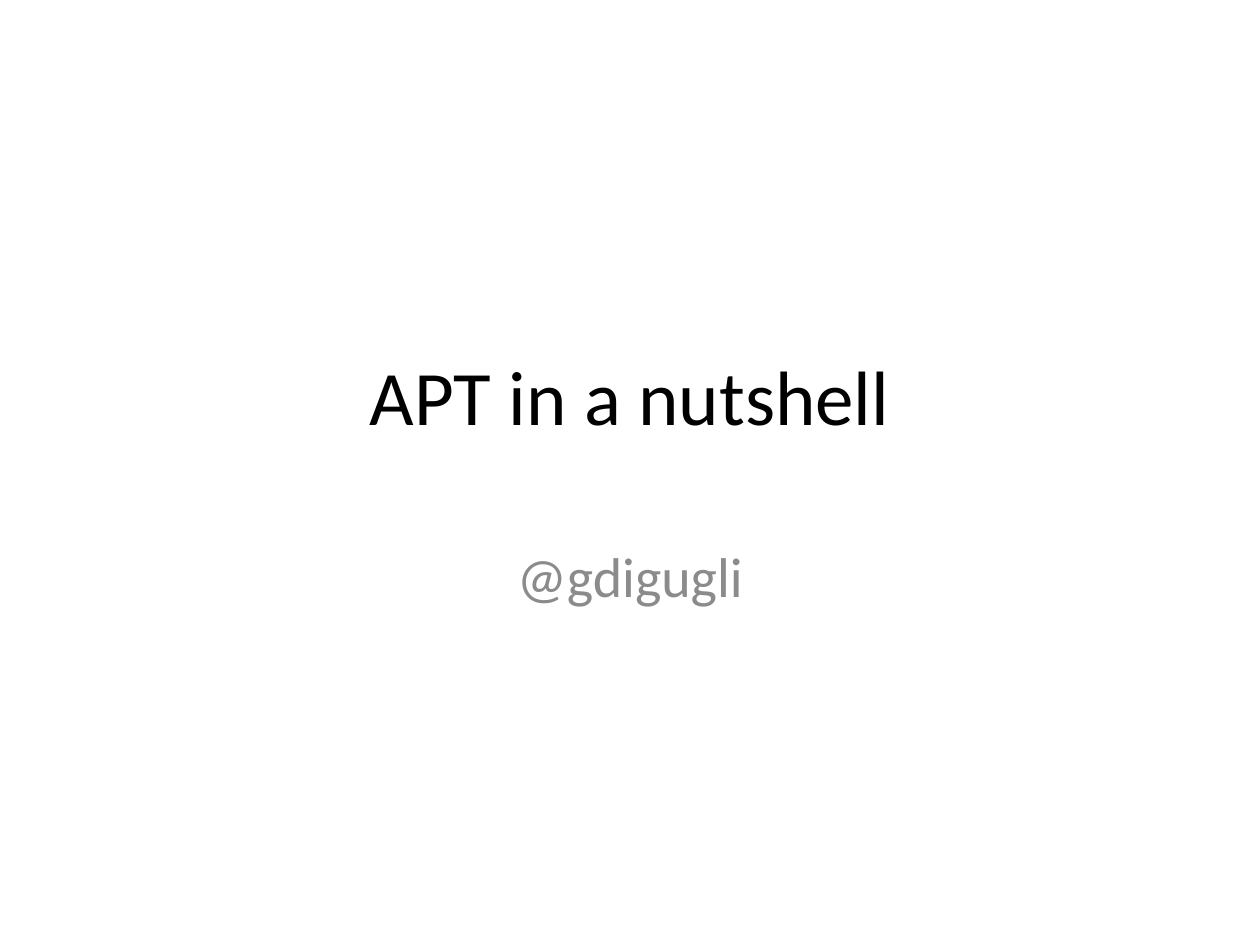
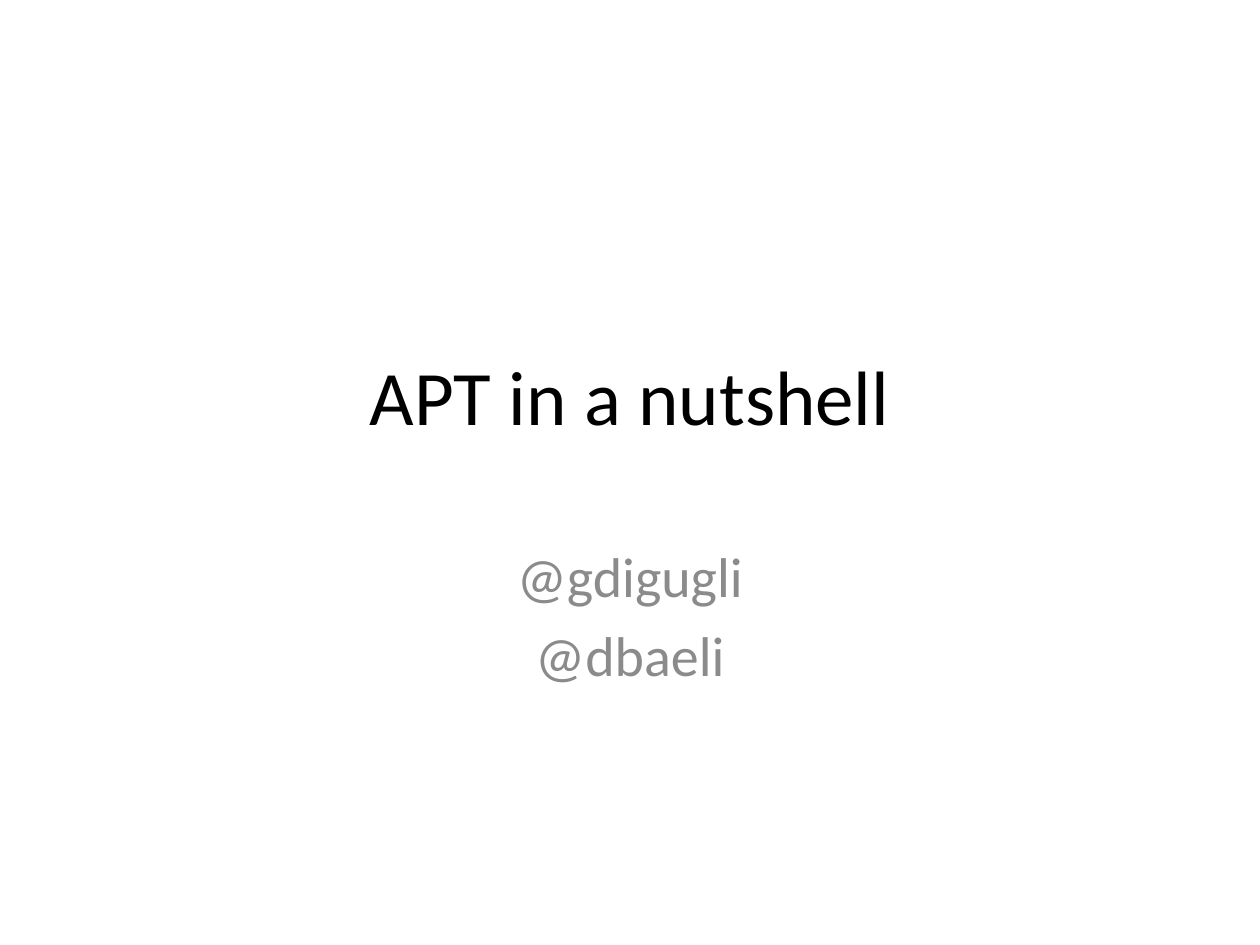
Before and after one commit to dbaeli/ez18n, a slide deck: slide 1 of ez18n-slides/ez18n_apt_in_nutshell.pptx. Drawn at 1260x945 pixels with LibreOffice and Linux fonts; fonts in the diff are those of the drawing; background and template pictures are left out. Boxes give left, top, right and bottom in pixels: in the first picture for what was removed or moved away, otherwise in the second. Text is boxed around its words. In the diff, an @@ line names an element or a change of style, - is before the commit and + after.

Commit message:
added @dbaeli

```diff
--- a/ez18n-slides/ez18n_apt_in_nutshell.pptx
+++ b/ez18n-slides/ez18n_apt_in_nutshell.pptx
@@ subtitle at [535,637,724,682]: paragraph added @@
+@dbaeli
```
